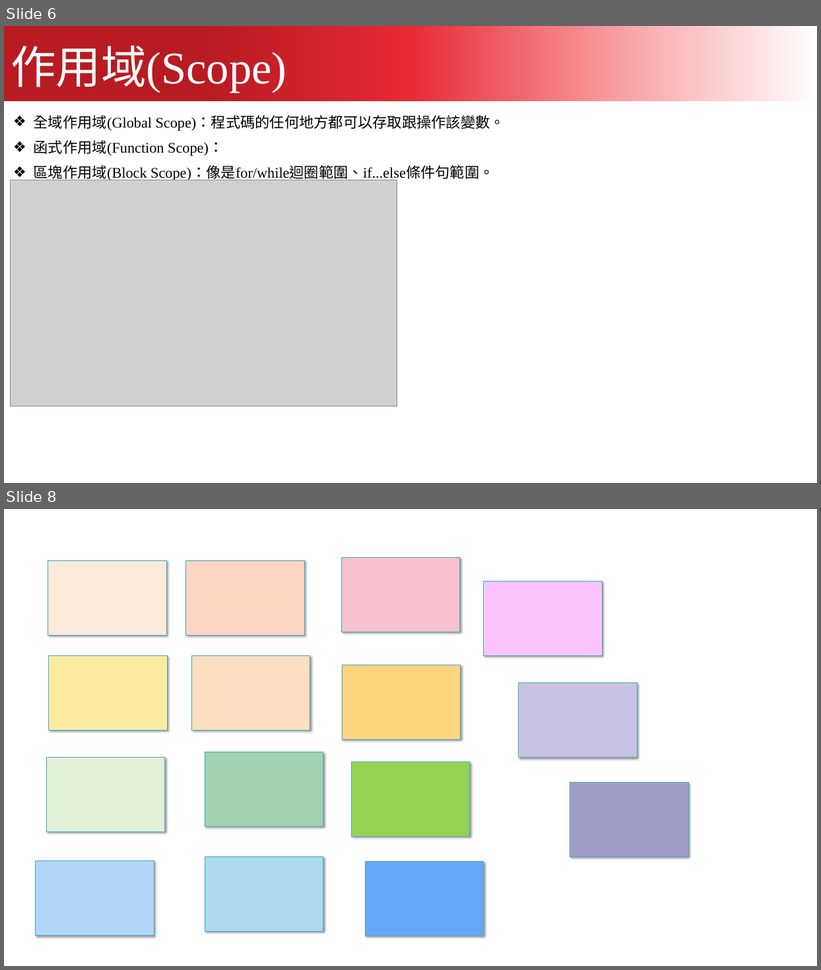
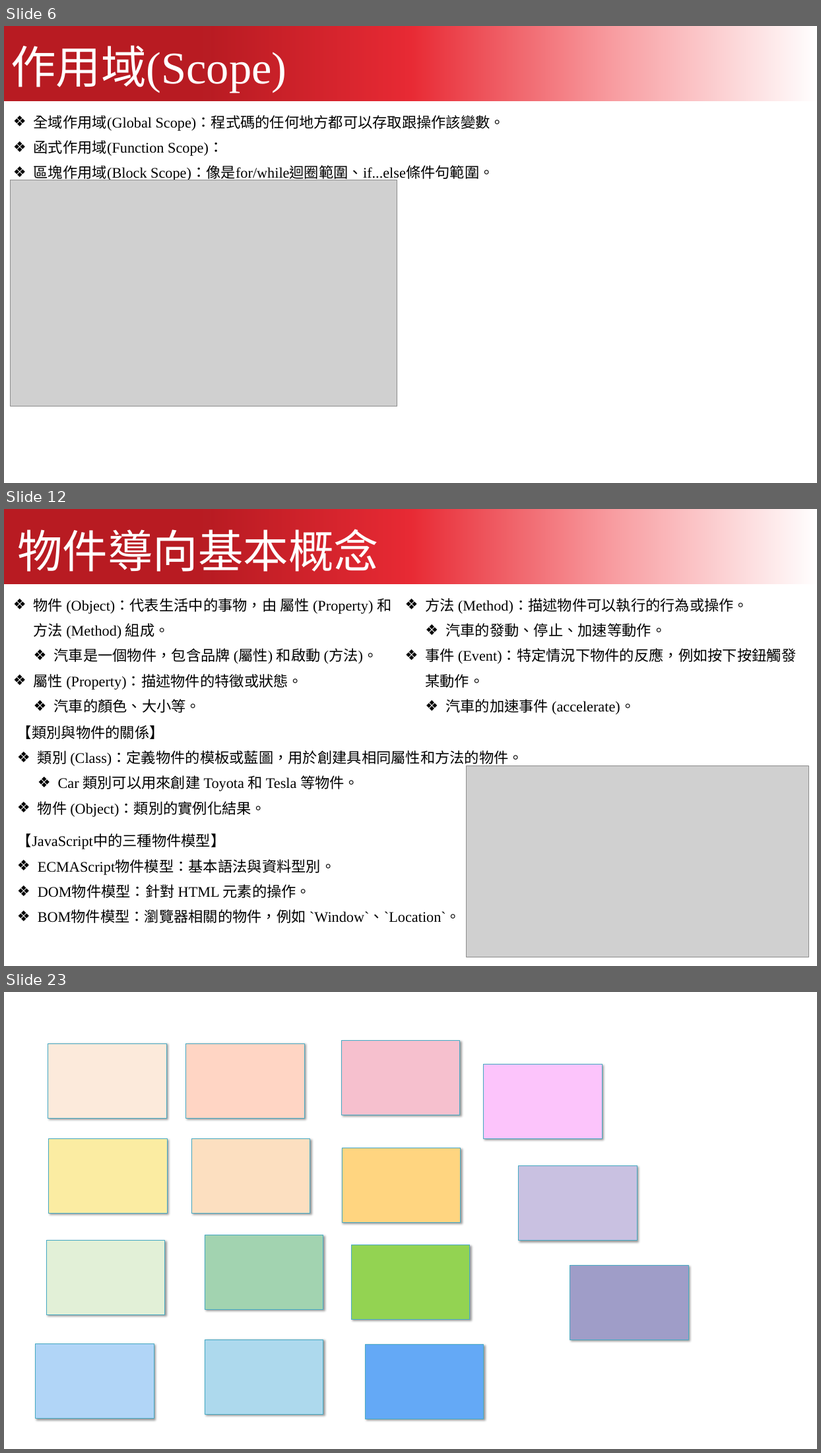
Before and after one commit to kcwc1029/blog, a slide deck: 互動網頁設計/JavaScript/javascript_01.pptx. Shown one above the other, each under a label of ours: slides 6 and 8 before the commit, slides 6, 12 and 23 after it; the slides between them are not shown. The pictures are 821x970 and 821x1453 pixels, drawn with LibreOffice and Linux fonts; fonts in the diff are those of the drawing; grey boxes stand for pictures. Boxes give left, top, right and bottom in pixels: in the first picture for what was removed or moved away, otherwise in the second. Text is boxed around its words. In the diff, an @@ line names an element or a change of style, - is before the commit and + after.

```diff
--- a/互動網頁設計/JavaScript/javascript_01.pptx
+++ b/互動網頁設計/JavaScript/javascript_01.pptx
@@ slide 12 added at [4, 509, 817, 966], background #FFFFFF @@
@@ freeform shape added at [4, 509, 817, 584], fill gradient #B81B22 to #E82A34 to #F89DA1 to #FFFFFF @@
@@ text added at [18, 529, 380, 572], 80 pt, text #FFFFFF @@
+物件導向基本概念
@@ text added at [34, 598, 391, 713], 26 pt, text #000000 @@
+❖ 物件 (Object)：代表生活中的事物，由 屬性 (Property) 和 方法 (Method) 組成。
+  ❖ 汽車是一個物件，包含品牌 (屬性) 和啟動 (方法)。
+❖ 屬性 (Property)：描述物件的特徵或狀態。
+  ❖ 汽車的顏色、大小等。
@@ text added at [425, 598, 796, 715], 26 pt, text #000000 @@
+❖ 方法 (Method)：描述物件可以執行的行為或操作。
+  ❖ 汽車的發動、停止、加速等動作。
+❖ 事件 (Event)：特定情況下物件的反應，例如按下按鈕觸發某動作。
+  ❖ 汽車的加速事件 (accelerate)。
@@ text added at [17, 725, 523, 817], 26 pt, text #000000 @@
+【類別與物件的關係】
+❖ 類別 (Class)：定義物件的模板或藍圖，用於創建具相同屬性和方法的物件。
+  ❖ Car 類別可以用來創建 Toyota 和 Tesla 等物件。
+❖ 物件 (Object)：類別的實例化結果。
@@ picture added at [466, 766, 809, 957] @@
@@ text added at [17, 834, 461, 923], 26 pt, text #000000 @@
+【JavaScript中的三種物件模型】
+❖ ECMAScript物件模型：基本語法與資料型別。
+❖ DOM物件模型：針對 HTML 元素的操作。
+❖ BOM物件模型：瀏覽器相關的物件，例如 `Window`、`Location`。
@@ what was slide 8 is now slide 23 @@
```
Also in this commit, not shown: 3 slides changed, 14 other slides added, 14 other files.
